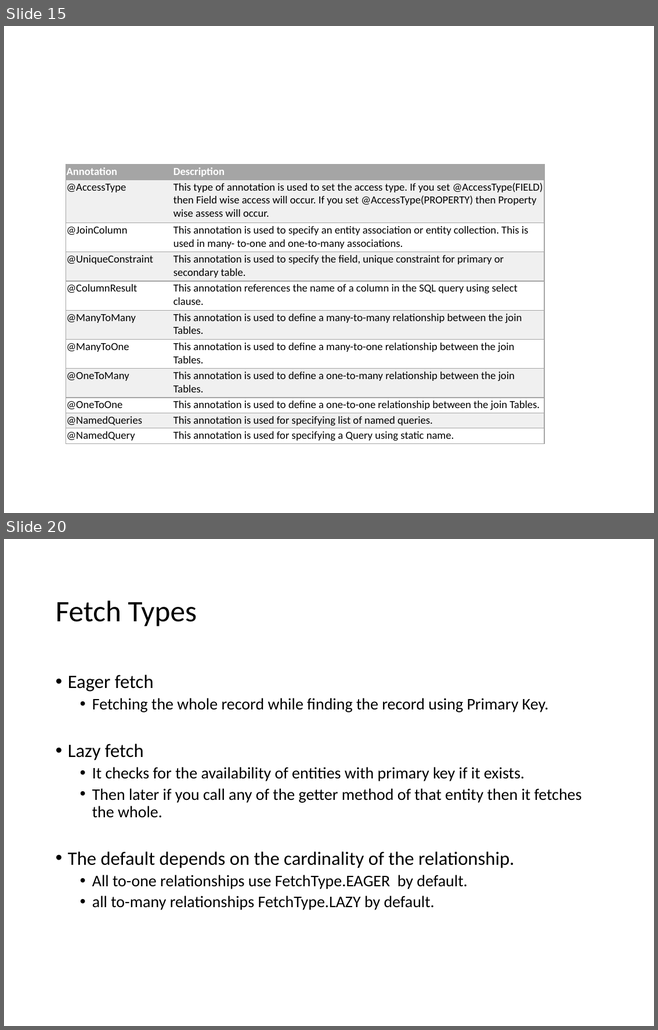
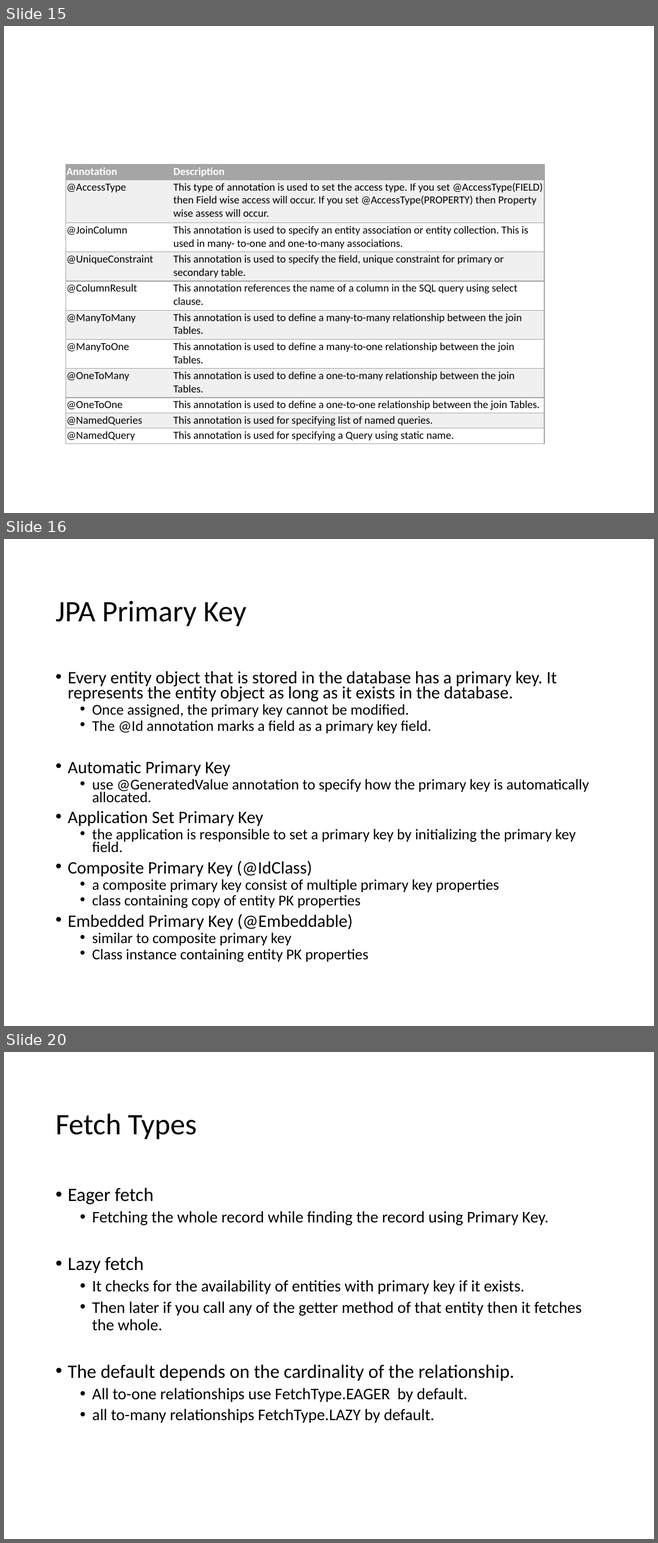
Before and after one commit to lawren43/mytest-repo, a slide deck: test-springmvc/doc/1.JPA Introduction.pptx. Shown one above the other, each under a label of ours: slides 15 and 20 before the commit, slides 15, 16 and 20 after it; the slides between them are not shown. The pictures are 658x1030 and 658x1543 pixels, drawn with LibreOffice and Linux fonts; fonts in the diff are those of the drawing. Boxes give left, top, right and bottom in pixels: in the first picture for what was removed or moved away, otherwise in the second. Text is boxed around its words. In the diff, an @@ line names an element or a change of style, - is before the commit and + after.

```diff
--- a/test-springmvc/doc/1.JPA Introduction.pptx
+++ b/test-springmvc/doc/1.JPA Introduction.pptx
@@ slide 16 added at (x1=4, y1=539, x2=654, y2=1026), background #FFFFFF @@
@@ title added at (x1=56, y1=600, x2=246, y2=627), 33 pt, text #000000 @@
+JPA Primary Key
@@ text added at (x1=68, y1=671, x2=589, y2=962), 16.6 pt, text #000000 @@
+• Every entity object that is stored in the database has a primary key. It represents the entity object as long as it exists in the database.
+  • Once assigned, the primary key cannot be modified.
+  • The @Id annotation marks a field as a primary key field.
+• Automatic Primary Key
+  • use @GeneratedValue annotation to specify how the primary key is automatically allocated.
+• Application Set Primary Key
+  • the application is responsible to set a primary key by initializing the primary key field.
+• Composite Primary Key (@IdClass)
+  • a composite primary key consist of multiple primary key properties
+  • class containing copy of entity PK properties
+• Embedded Primary Key (@Embeddable)
+  • similar to composite primary key
+  • Class instance containing entity PK properties
```
Also in this commit, not shown: 5 slides changed, 1 other slide added, 64 slides removed, 1 other file.
